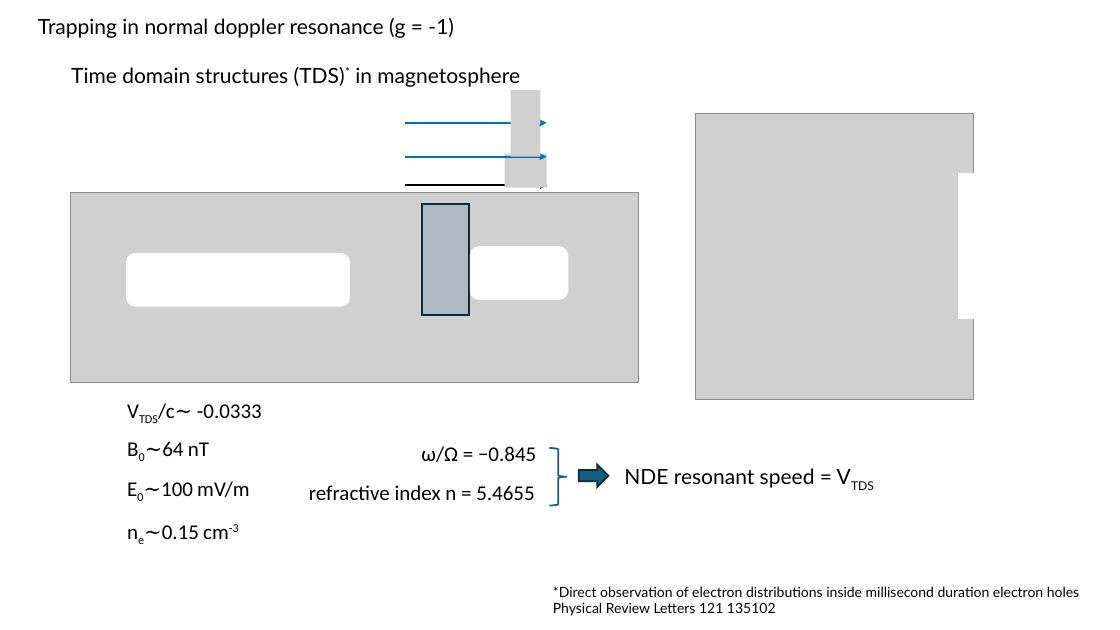
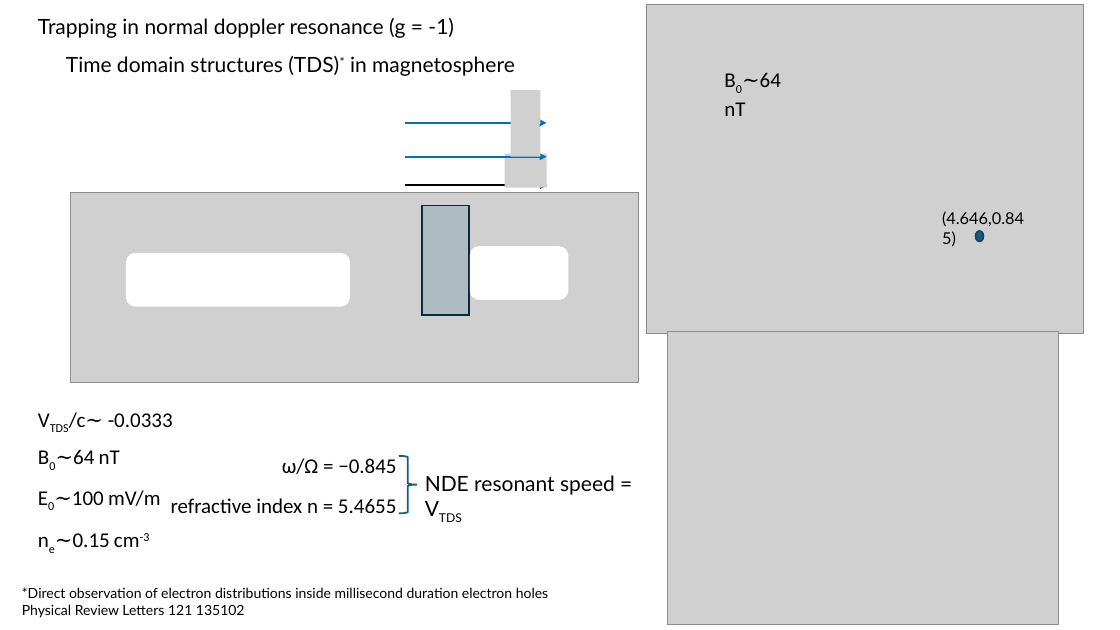
Before and after one commit to USTC-star/computer_share, a slide deck: slide 11 of paper modification/papers/Trapping analysis of a magnetic electron.pptx. Drawn at 1120x630 pixels with LibreOffice and Linux fonts; fonts in the diff are those of the drawing; grey boxes stand for pictures. Boxes give left, top, right and bottom in pixels: in the first picture for what was removed or moved away, otherwise in the second. Text is boxed around its words. In the diff, an @@ line names an element or a change of style, - is before the commit and + after.

```diff
--- a/paper modification/papers/Trapping analysis of a magnetic electron.pptx
+++ b/paper modification/papers/Trapping analysis of a magnetic electron.pptx
@@ picture added at [646,5,1084,334] @@
@@ text "Time domain structures (TDS)* in ...": place and size @@
-text "Time domain structures (TDS)* in ..." at [71,67,520,87]
+text "Time domain structures (TDS)* in ..." at [66,56,515,76]
@@ text added at [724,73,781,116], 18 pt, text #000000 @@
+B0∼64 nT
@@ rectangle removed at [959,173,981,319] @@
@@ text added at [942,211,1024,226], 14 pt, text #000000 @@
+(4.646,0.845)
@@ ellipse added at [975,231,983,241], fill #156082, outline #104760 1.5 pt @@
@@ picture added at [668,331,1059,623] @@
@@ 4 texts: place and size @@
-4 texts at [144,403,262,539]
+4 texts at [54,412,173,547]
@@ text "ω/Ω = −0.845": place and size @@
-text "ω/Ω = −0.845" at [421,446,536,462]
+text "ω/Ω = −0.845" at [282,458,396,474]
@@ right brace: place and size @@
-right brace at [549,448,567,505]
+right brace at [399,456,417,513]
@@ text "NDE resonant speed = VTDS": place and size @@
-text "NDE resonant speed = VTDS" at [624,468,815,488]
+text "NDE resonant speed = VTDS" at [425,475,615,495]
@@ right arrow removed at [579,465,608,487] @@
@@ text "refractive index n = 5.4655": place and size @@
-text "refractive index n = 5.4655" at [309,485,534,500]
+text "refractive index n = 5.4655" at [171,498,396,513]
@@ text "*Direct observation of electron distributions ...": place and size @@
-text "*Direct observation of electron distributions ..." at [553,586,1079,616]
+text "*Direct observation of electron distributions ..." at [22,587,548,618]
```
Also in this commit, not shown: 1 other slide changed, 4 slides added, 1 slide removed, 6 other files.
